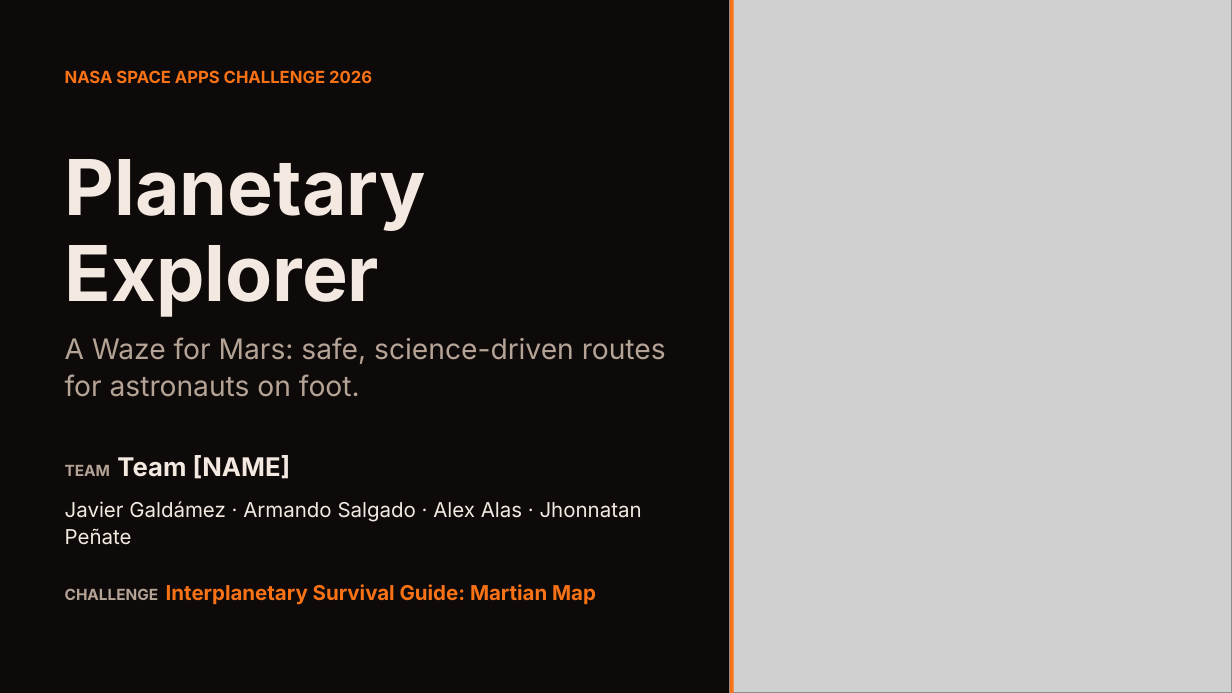
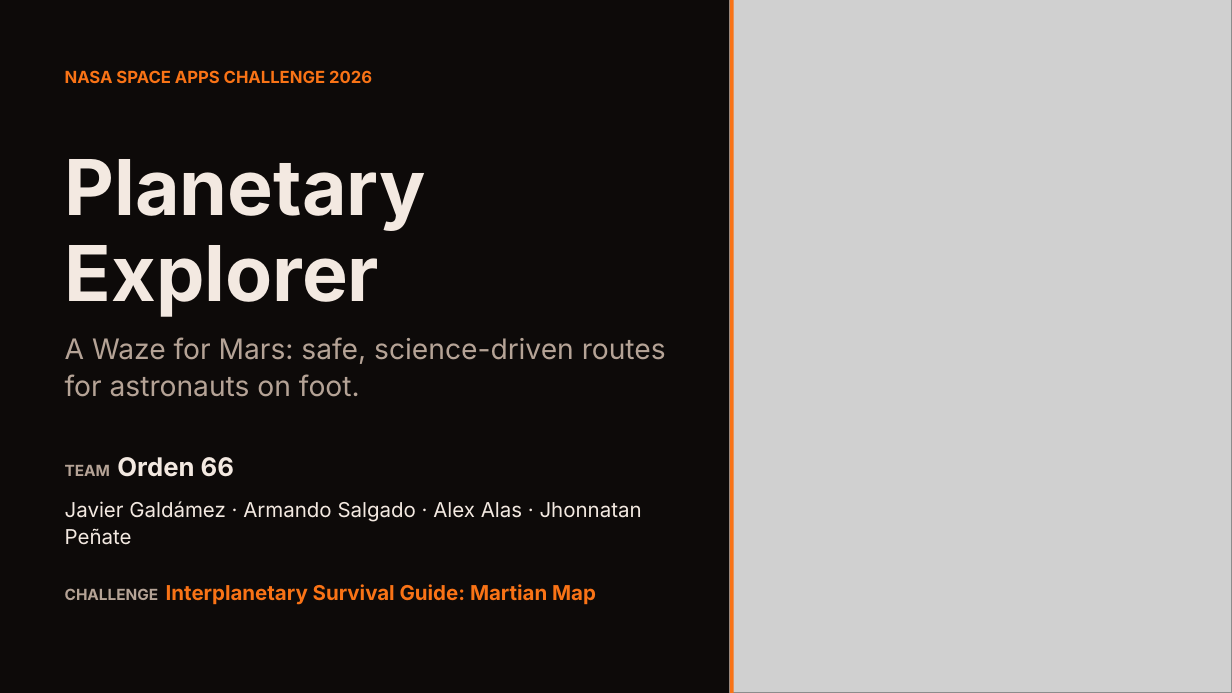
Before and after one commit to JhonnatanPenate/nasa-maze, a slide deck: slide 1 of docs/demo/planetary-explorer-deck.pptx. Drawn at 1232x693 pixels with LibreOffice and Linux fonts; fonts in the diff are those of the drawing; grey boxes stand for pictures. Boxes give left, top, right and bottom in pixels: in the first picture for what was removed or moved away, otherwise in the second. Text is boxed around its words. In the diff, an @@ line names an element or a change of style, - is before the commit and + after.

```diff
--- a/docs/demo/planetary-explorer-deck.pptx
+++ b/docs/demo/planetary-explorer-deck.pptx
@@ text at bbox=[65, 457, 234, 477]: text changed @@
-TEAM Team [NAME]
+TEAM Orden 66
```
Also in this commit, not shown: 6 other slides changed, 4 other files.
